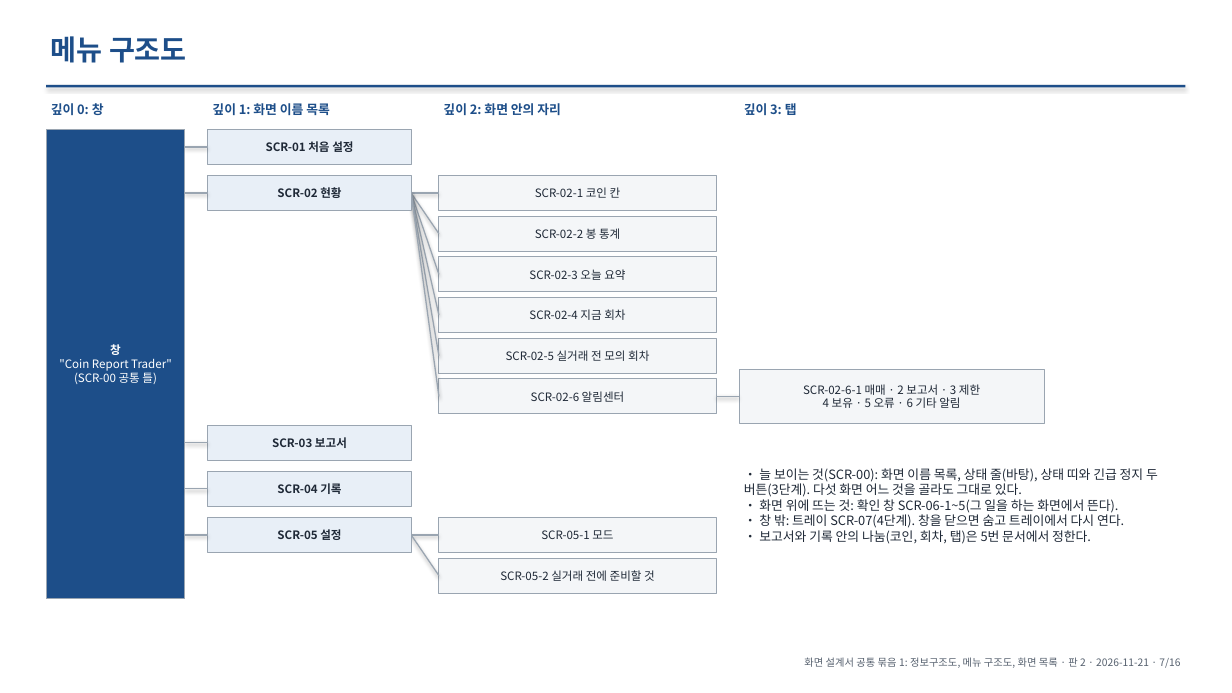
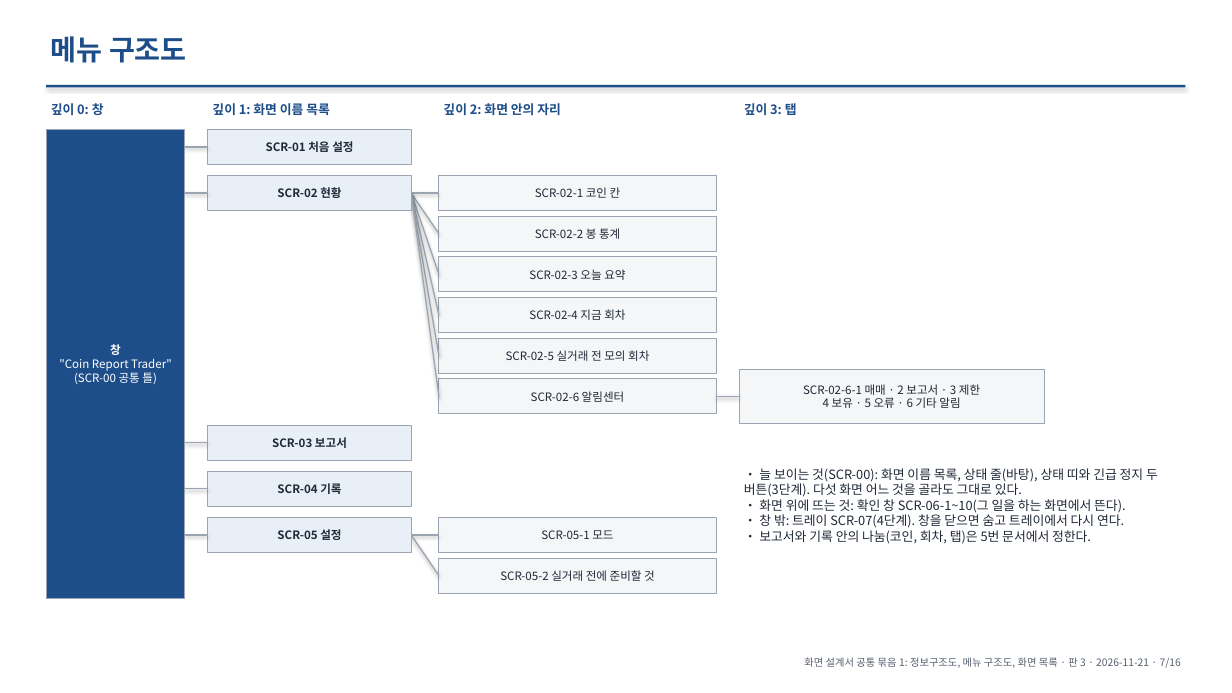
Before and after one commit to khy920723/coin-report-trader, a slide deck: slide 7 of docs/screen-design/00-common.pptx. Drawn at 1232x693 pixels with LibreOffice and Linux fonts; fonts in the diff are those of the drawing. Boxes give left, top, right and bottom in pixels: in the first picture for what was removed or moved away, otherwise in the second. Text is boxed around its words. In the diff, an @@ line names an element or a change of style, - is before the commit and + after.

```diff
--- a/docs/screen-design/00-common.pptx
+++ b/docs/screen-design/00-common.pptx
@@ text at (759,496,1125,513): text changed @@
-• 화면 위에 뜨는 것: 확인 창 SCR-06-1~5(그 일을 하는 화면에서 뜬다).
+• 화면 위에 뜨는 것: 확인 창 SCR-06-1~10(그 일을 하는 화면에서 뜬다).
@@ text at (804,657,1181,668): text changed @@
-화면 설계서 공통 묶음 1: 정보구조도, 메뉴 구조도, 화면 목록 · 판 2 · 2026-11-21 · 7/16
+화면 설계서 공통 묶음 1: 정보구조도, 메뉴 구조도, 화면 목록 · 판 3 · 2026-11-21 · 7/16
```
Also in this commit, not shown: 15 other slides changed, 1 other file.
